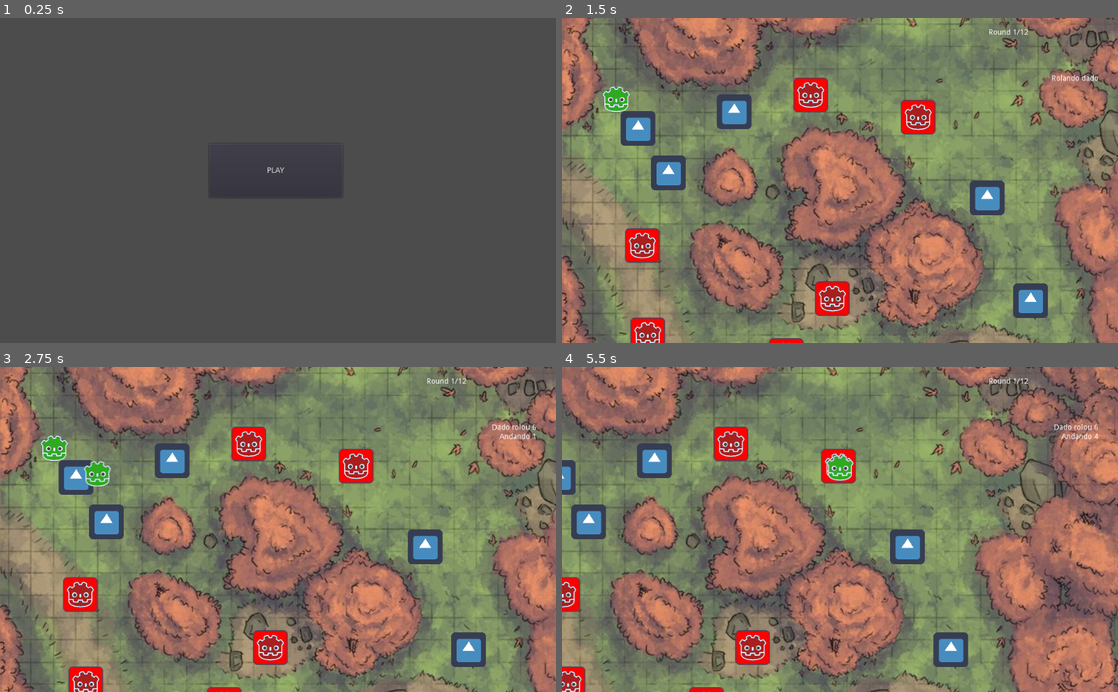
Above: before the commit, frames 1-4 (two rows, left to right).
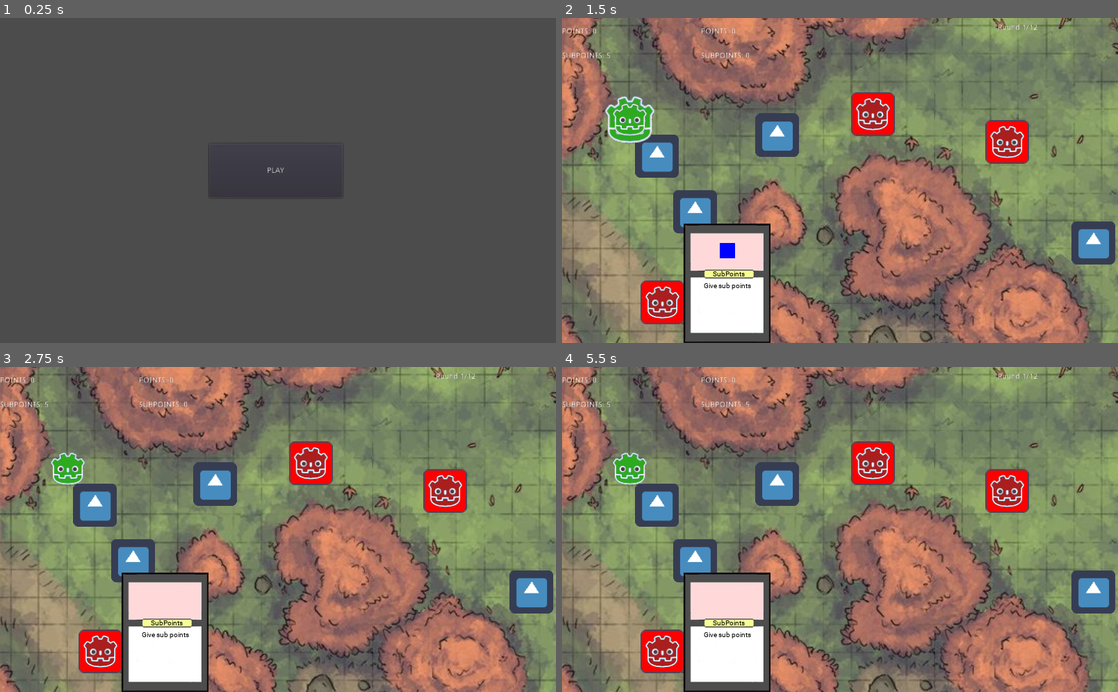
Above: after the commit, the same moments.

Repository: dasij/Project-Party-Games
Game: Godot game, scene res://Main.tscn
The game is run twice, just before and just after one commit, with the same random seed, the same clock (stepped at 60 frames per second) and the same inputs. The engine's default icon, where the game draws it, is replaced by a stand-in: a white triangle on a blue panel in a dark square.
Inputs:
- Up to frame 1 (0.25 s): no input
- Up to frame 2 (1.5 s): click "PLAY" at 0.5 s; tap Enter (ui_accept) at 1.25 s; hold Right (ui_right) from 1.28 s (still down); hold Enter (ui_accept) from 1.28 s (still down)
- Up to frame 3 (2.75 s): release Right (ui_right) at 2.03 s; release Enter (ui_accept) at 2.03 s; tap Enter (ui_accept) at 2.1, 2.27, 2.57 s
- Up to frame 4 (5.5 s): hold Enter (ui_accept) 2.78-3.53 s; hold Right (ui_right) 2.78-4.28 s; tap Enter (ui_accept) at 3.6, 3.77, 4.07, 5.1, 5.27 s; hold Enter (ui_accept) 4.28-5.03 s

The runs differ from the first frame. In frame 1, less than 0.1% of the frame differs, in the area x 48-52%, y 45-48%; in frame 2, 70%; in frame 3, 70%; in frame 4, 83%, in the area x 0-100%, y 0-100%.

Commit message:
initial prototype mechanics
this commit inclues an initial prototype of
 - playable cards
 - walkable tiles with specific effects
 - player score with points and subpoints

Diff:
--- /dev/null
+++ b/godot/Util.gd
@@ -0,0 +1,15 @@
+extends Node
+class_name Util
+
+# File with util functions
+
+## Generate a random number between initial and final values
+## both values are inclusive
+static func randi_from_range(initial: int, final: int) -> int:
+	return (randi() % (final - initial + 1)) + initial
+
+static func array_get(array: Array, idx: int):
+	if idx < array.size():
+		return array[idx]
+	else:
+		return null
--- a/godot/maps/board/Board.gd
+++ b/godot/maps/board/Board.gd
@@ -1,37 +1,71 @@
 extends Node2D
+class_name Board
 
 export var max_round: int = 12
 
-onready var label_dado = $UI/Fixed/Dado
-onready var label_round = $UI/Fixed/Round
+onready var label_dado = $UI/Screen/Dado
+onready var label_round = $UI/Screen/Round
 onready var camera = $Camera2D
+onready var players = $Players.get_children()
+onready var tiles = $Tiles.get_children()
+onready var score_ui = $UI/Screen/ScoreUI
+onready var cards_ui = $UI/Screen/CardsUI
 
 signal round_started
 
 func setup_game(players):
 	var start_tile = $Tiles/Start as Tile
+
+	var i := 0
+	for player in players:
+		var score_player_ui = preload("res://maps/board/player/score/ScorePlayerUI.tscn").instance()
+		score_player_ui.set_anchors_preset(Control.PRESET_WIDE)
+		var placeholder = score_ui.get_child(i) as Control
+		placeholder.add_child(score_player_ui)
+		score_player_ui.player = player
+		i += 1
+#		score_player_ui.connect()
+
+
 	for player in players:
 		player = player as BoardPlayer
-		player.connect("playing_dice", self, "_on_Player_playing_dice")
 		player.connect("walked", self, "_on_Player_walked")
 		player.actual_tile = start_tile
 
 
-func _on_Player_playing_dice():
+func _on_Dice_playing_dice():
 	label_dado.text = "Rolando dado"
 
-func _on_Player_walked(i, number_of_tiles):
-	label_dado.text = "Dado rolou %s\nAndando %s" % [number_of_tiles, i + 1]
+func _on_Player_walked():
+	label_dado.text = "Dado rolou\nAndando..."
 
 func _on_Board_round_started(round_i, max_round):
 	label_round.text = "Round %s/%s" % [round_i + 1, max_round]
 
 func play_turn(player: BoardPlayer):
-	yield(player.play_turn(), "completed")
+	yield(player.play_turn(self), "completed")
+
+func before_play_turn(player: BoardPlayer):
+	give_player_random_card(player)
+	add_player_cards_to_ui(player)
+	yield(get_tree(), "idle_frame")
+	pass
+
+func give_player_random_card(player: BoardPlayer):
+	var random_card = CardsCollection.get_random_card().new()
+	player.hand.add_card(random_card)
+
+func add_player_cards_to_ui(player: BoardPlayer):
+	for i in 3:
+		var placeholder = cards_ui.get_child(i) as Control
+		var card_ui = placeholder.get_child(0) # this is safe
+		var card = Util.array_get(player.hand.cards, i)
+		card_ui.card = card
 
 func game_round(players):
 	for player in players:
 		player = player as BoardPlayer
+		yield(before_play_turn(player), "completed")
 		yield(play_turn(player), "completed")
 		yield(get_tree().create_timer(1), "timeout")
 
@@ -39,7 +73,6 @@
 func _ready():
 	connect("round_started", self, "_on_Board_round_started")
 
-	var players = $Players.get_children()
 	setup_game(players)
 	for round_i in max_round:
 		emit_signal("round_started", round_i, max_round)
--- a/godot/maps/board/Board.tscn
+++ b/godot/maps/board/Board.tscn
@@ -6,6 +6,8 @@
 [ext_resource path="res://maps/board/player/BoardPlayer.tscn" type="PackedScene" id=4]
 [ext_resource path="res://maps/board/Tiles.gd" type="Script" id=5]
 [ext_resource path="res://back.jpeg" type="Texture" id=6]
+[ext_resource path="res://maps/board/player/score/ScoreUI.tscn" type="PackedScene" id=7]
+[ext_resource path="res://maps/board/cards/ui/CardsUI.tscn" type="PackedScene" id=8]
 
 [sub_resource type="Theme" id=1]
 
@@ -59,12 +61,12 @@
 [node name="Tile6" parent="Tiles" instance=ExtResource( 2 )]
 position = Vector2( 579, 510 )
 next_tiles_path = [ NodePath("../Tile7") ]
-node_type = 1
+node_type = 2
 
 [node name="Tile7" parent="Tiles" instance=ExtResource( 2 )]
 position = Vector2( 398, 368 )
 next_tiles_path = [ NodePath("../Tile8") ]
-node_type = 1
+node_type = 3
 
 [node name="Tile8" parent="Tiles" instance=ExtResource( 2 )]
 position = Vector2( 313, 473 )
@@ -97,24 +99,34 @@
 [node name="Player2" parent="Players" instance=ExtResource( 4 )]
 
 [node name="UI" type="Control" parent="."]
-margin_right = 40.0
-margin_bottom = 40.0
+margin_right = 1024.0
+margin_bottom = 596.0
 
-[node name="Fixed" type="CanvasLayer" parent="UI"]
+[node name="Screen" type="CanvasLayer" parent="UI"]
 
-[node name="Round" type="Label" parent="UI/Fixed"]
-margin_left = 786.0
-margin_top = 20.0
-margin_right = 986.0
-margin_bottom = 67.0
+[node name="Round" type="Label" parent="UI/Screen"]
+anchor_left = 1.0
+anchor_right = 1.0
+margin_left = -221.0
+margin_top = 11.0
+margin_right = -21.0
+margin_bottom = 58.0
 
-[node name="Dado" type="Label" parent="UI/Fixed"]
-margin_left = 786.0
-margin_top = 105.0
-margin_right = 988.0
-margin_bottom = 150.0
+[node name="Dado" type="Label" parent="UI/Screen"]
+anchor_left = 1.0
+anchor_top = 0.5
+anchor_right = 1.0
+anchor_bottom = 0.5
+margin_left = -231.0
+margin_top = -205.0
+margin_right = -29.0
+margin_bottom = -160.0
 theme = SubResource( 1 )
 align = 2
+
+[node name="ScoreUI" parent="UI/Screen" instance=ExtResource( 7 )]
+
+[node name="CardsUI" parent="UI/Screen" instance=ExtResource( 8 )]
 
 [node name="Camera2D" type="Camera2D" parent="."]
 limit_left = -100
--- a/godot/maps/board/cards/Card.gd
+++ b/godot/maps/board/cards/Card.gd
@@ -1,6 +1,9 @@
 extends Node2D
 
 class_name Card
+
+signal will_play_effect
+signal played_effect
 
 enum CARD_TYPE {
 	DICE,
@@ -12,5 +15,10 @@
 export(String) var title = "";
 export(String) var description = "";
 
-func effect(board):
+func effect(board, player):
 	pass
+
+func play_effect(board, player):
+	emit_signal("will_play_effect")
+	yield(effect(board, player), "completed")
+	emit_signal("played_effect")
--- a/godot/maps/board/cards/Card.tscn
+++ /dev/null
@@ -1,6 +0,0 @@
-[gd_scene load_steps=2 format=2]
-
-[ext_resource path="res://maps/board/cards/Card.gd" type="Script" id=1]
-
-[node name="Card" type="Node2D"]
-script = ExtResource( 1 )
--- /dev/null
+++ b/godot/maps/board/cards/Collection.gd
@@ -0,0 +1,14 @@
+extends Node
+class_name CardsCollection
+
+const cards = [
+	Dice,
+	SubPoint
+]
+
+static func get_random_card():
+	var cards_size = cards.size()
+	var idx := 0
+	if cards_size > 0:
+		idx = Util.randi_from_range(0, cards.size() - 1)
+	return cards[idx]
--- /dev/null
+++ b/godot/maps/board/cards/instances/dice/Dice.gd
@@ -0,0 +1,25 @@
+extends Card
+class_name Dice
+
+signal playing_dice
+
+var max_tiles := 6
+var min_tiles := 1
+
+func _init():
+	title = "Dice"
+	description = "Roll a dice of six sides"
+
+func roll_dice() -> int:
+	return Util.randi_from_range(min_tiles, max_tiles)
+
+func effect(board, player):
+	connect("playing_dice", board, "_on_Dice_playing_dice")
+	emit_signal("playing_dice")
+	var number_of_tiles = roll_dice()
+	for i in number_of_tiles:
+		if player.actual_tile.next_tiles.size() > 0:
+			var next_tile = player.actual_tile.next_tiles[0]
+			yield(player.set_actual_tile(next_tile), "completed")
+	yield(player.actual_tile.play_effect(board, player), "completed")
+	disconnect("playing_dice", board, "_on_Dice_playing_dice")
--- /dev/null
+++ b/godot/maps/board/cards/instances/normal/SubPoint.gd
@@ -0,0 +1,11 @@
+extends Card
+class_name SubPoint
+
+func _init():
+	card_type = CARD_TYPE.NORMAL
+	title = "SubPoints"
+	description = "Give sub points"
+
+func effect(board, player):
+	player.score.sub_points += 5
+	yield(player.animate_scale(), "completed")
--- /dev/null
+++ b/godot/maps/board/cards/ui/CardUI.gd
@@ -0,0 +1,30 @@
+extends Control
+
+onready var title = $Title
+onready var description = $Description
+onready var indication = $Indication
+var card = null setget set_card
+
+func set_card(new_card: Card):
+	if card != null:
+		card.disconnect("will_play_effect", self, "_on_Card_will_play_effect")
+		card.disconnect("played_effect", self, "_on_Card_played_effect")
+	card = new_card
+	if new_card != null:
+		card.connect("will_play_effect", self, "_on_Card_will_play_effect")
+		card.connect("played_effect", self, "_on_Card_played_effect")
+		visible = true
+		title.text = card.title
+		description.text = card.description
+	else:
+		visible = false
+		title.text = ""
+		description.text = ""
+
+func _on_Card_will_play_effect():
+	indication.color = Color.blue
+	pass
+
+func _on_Card_played_effect():
+	indication.color = Color.transparent
+	pass
--- /dev/null
+++ b/godot/maps/board/cards/ui/CardUI.tscn
@@ -0,0 +1,51 @@
+[gd_scene load_steps=4 format=2]
+
+[ext_resource path="res://maps/board/cards/ui/CardUI.gd" type="Script" id=1]
+[ext_resource path="res://resources/ui_themes/fonts/CardFont.tres" type="Theme" id=2]
+[ext_resource path="res://card.jpeg" type="Texture" id=3]
+
+[node name="CardUI" type="NinePatchRect"]
+anchor_right = 0.168945
+anchor_bottom = 0.37
+texture = ExtResource( 3 )
+patch_margin_left = 10
+patch_margin_top = 20
+patch_margin_right = 15
+patch_margin_bottom = 21
+script = ExtResource( 1 )
+__meta__ = {
+"_edit_use_anchors_": true
+}
+
+[node name="Title" type="Label" parent="."]
+anchor_left = 0.236994
+anchor_top = 0.391892
+anchor_right = 0.809249
+anchor_bottom = 0.454955
+theme = ExtResource( 2 )
+align = 1
+__meta__ = {
+"_edit_use_anchors_": true
+}
+
+[node name="Description" type="Label" parent="."]
+anchor_left = 0.0809249
+anchor_top = 0.490991
+anchor_right = 0.919075
+anchor_bottom = 0.891892
+theme = ExtResource( 2 )
+align = 1
+autowrap = true
+__meta__ = {
+"_edit_use_anchors_": true
+}
+
+[node name="Indication" type="ColorRect" parent="."]
+anchor_left = 0.410405
+anchor_top = 0.162162
+anchor_right = 0.589596
+anchor_bottom = 0.288288
+color = Color( 1, 1, 1, 0 )
+__meta__ = {
+"_edit_use_anchors_": true
+}
--- /dev/null
+++ b/godot/maps/board/cards/ui/CardsUI.tscn
@@ -0,0 +1,54 @@
+[gd_scene load_steps=2 format=2]
+
+[ext_resource path="res://maps/board/cards/ui/CardUI.tscn" type="PackedScene" id=1]
+
+[node name="CardsUI" type="Control"]
+anchor_right = 1.0
+anchor_bottom = 1.0
+
+[node name="Placeholder1" type="Control" parent="."]
+anchor_left = 0.5
+anchor_top = 1.0
+anchor_right = 0.5
+anchor_bottom = 1.0
+margin_left = -256.0
+margin_top = -152.0
+margin_right = -128.0
+
+[node name="CardUI" parent="Placeholder1" instance=ExtResource( 1 )]
+anchor_left = -0.25
+anchor_top = -0.289474
+anchor_right = 1.0
+anchor_bottom = 1.0
+margin_top = -24.0
+
+[node name="Placeholder2" type="Control" parent="."]
+anchor_left = 0.5
+anchor_top = 1.0
+anchor_right = 0.5
+anchor_bottom = 1.0
+margin_left = -64.0
+margin_top = -152.0
+margin_right = 64.0
+
+[node name="CardUI" parent="Placeholder2" instance=ExtResource( 1 )]
+anchor_left = -0.140625
+anchor_top = -0.289474
+anchor_right = 1.10938
+anchor_bottom = 1.0
+margin_top = -24.0
+
+[node name="Placeholder3" type="Control" parent="."]
+anchor_left = 0.5
+anchor_top = 1.0
+anchor_right = 0.5
+anchor_bottom = 1.0
+margin_left = 128.0
+margin_top = -152.0
+margin_right = 256.0
+
+[node name="CardUI" parent="Placeholder3" instance=ExtResource( 1 )]
+anchor_top = -0.289474
+anchor_right = 1.25
+anchor_bottom = 1.0
+margin_top = -24.0
--- a/godot/maps/board/player/BoardPlayer.gd
+++ b/godot/maps/board/player/BoardPlayer.gd
@@ -1,15 +1,18 @@
 extends Node2D
 class_name BoardPlayer
 
-# TODO: put this on the dice card
-signal playing_dice
+signal scored_points(points)
+signal scored_sub_points(sub_points)
 signal walked
+signal do_action
 
 onready var animation: Tween = $Tween
 onready var camera: Camera2D = $Camera2D
 
 var player_name: String = ""
 var actual_tile: Tile = null setget set_actual_tile
+var hand := PlayerHand.new()
+var score := Score.new()
 
 func set_actual_tile(new_tile: Tile):
 	if actual_tile == null:
@@ -17,43 +20,73 @@
 	elif new_tile == null:
 		actual_tile = actual_tile
 	else:
-		var new_position = new_tile.position
-		var old_position = actual_tile.position
-		animation.interpolate_property(
-			self,
-			'position',
-			old_position,
-			new_position,
-			1, Tween.TRANS_SINE, Tween.EASE_IN)
-		animation.start()
-		yield(animation, "tween_completed")
+		yield(move_to_tile(new_tile), "completed")
 		actual_tile = new_tile
 
 
-# TODO: put this on the dice card
-# generate a random number between initial and final values
-# both values are inclusive
-func randi_from_range(initial: int, final: int) -> int:
-	return (randi() % (final - initial + 1)) + initial
 
-# TODO: put this on the dice card
-func roll_dice() -> int:
-	return randi_from_range(1, 6)
+func move_to_tile(new_tile: Tile):
+	var new_position = new_tile.position
+	var old_position = actual_tile.position
+	animation.interpolate_property(
+		self,
+		'position',
+		old_position,
+		new_position,
+		1, Tween.TRANS_SINE, Tween.EASE_IN)
+	animation.start()
+	yield(animation, "tween_completed")
+	emit_signal("walked")
 
-signal walk
+func play_turn(board):
+	camera.current = true
+	for card in hand.cards:
+		yield(self, "do_action")
+		yield(card.play_effect(board, self), "completed")
+	camera.current = false
+
 func _input(event):
-	if(event.is_action_pressed("ui_right") and not event.is_echo()):
-		emit_signal("walk")
+	if(event.is_action_pressed("ui_accept") and not event.is_echo()):
+		emit_signal("do_action")
 
-func play_turn():
-	camera.current = true
-	if actual_tile.next_tiles.size() > 0:
+func animate_scale():
+	animation.interpolate_property(
+		self,
+		"scale",
+		scale,
+		scale * 2,
+		0.5
+	)
+	animation.start()
+	yield(animation, "tween_completed")
+	animation.interpolate_property(
+		self,
+		"scale",
+		scale,
+		scale / 2,
+		0.5
+	)
+	animation.start()
+	yield(animation, "tween_completed")
 
-		yield(self, "walk")
-		emit_signal("playing_dice")
-		yield(get_tree().create_timer(1), "timeout")
-		var number_of_tiles = roll_dice()
-		for i in number_of_tiles:
-			emit_signal("walked", i, number_of_tiles)
-			yield(set_actual_tile(actual_tile.next_tiles[0]), "completed")
-		camera.current = false
+
+func animate_rotation():
+	animation.interpolate_property(
+		self,
+		"rotation_degrees",
+		rotation_degrees,
+		rotation_degrees + 360,
+		1
+	)
+	animation.start()
+	yield(animation, "tween_completed")
+
+func _ready():
+	score.connect("scored_points", self, "_on_Score_scored_points")
+	score.connect("scored_sub_points", self, "_on_Score_scored_sub_points")
+
+func _on_Score_scored_points(points):
+	emit_signal("scored_points", points)
+
+func _on_Score_scored_sub_points(sub_points):
+	emit_signal("scored_sub_points", sub_points)
--- a/godot/maps/board/player/BoardPlayer.tscn
+++ b/godot/maps/board/player/BoardPlayer.tscn
@@ -12,6 +12,7 @@
 [node name="Tween" type="Tween" parent="."]
 
 [node name="Camera2D" type="Camera2D" parent="."]
+zoom = Vector2( 0.8, 0.8 )
 limit_left = -100
 limit_top = -150
 limit_right = 1150
--- /dev/null
+++ b/godot/maps/board/player/hand/PlayerHand.gd
@@ -0,0 +1,10 @@
+extends Node
+class_name PlayerHand
+
+var cards := []
+
+func add_card(card: Card):
+	if cards.size() <= 5:
+		cards.append(card)
+	else:
+		print("limit exceeded")
--- /dev/null
+++ b/godot/maps/board/player/score/Score.gd
@@ -0,0 +1,23 @@
+extends Node
+class_name Score
+
+signal scored_points(points)
+signal scored_sub_points(sub_points)
+
+var points := 0 setget set_points
+var sub_points := 0 setget set_sub_points
+var minigames_won := 0
+
+func set_points(new_points: int):
+	if new_points <= 0:
+		points = 0
+	else:
+		points = new_points
+	emit_signal("scored_points", points)
+
+func set_sub_points(new_points: int):
+	if new_points <= 0:
+		sub_points = 0
+	else:
+		sub_points = new_points
+	emit_signal("scored_sub_points", sub_points)
--- /dev/null
+++ b/godot/maps/board/player/score/ScorePlayerUI.gd
@@ -0,0 +1,20 @@
+extends Control
+
+onready var points_label = $Points
+onready var sub_points_label = $SubPoints
+var player = null setget set_player
+
+func set_player(new_player):
+	if player != null:
+		player.disconnect("scored_points", self, "_on_Player_scored_point")
+		player.disconnect("scored_sub_points", self, "_on_Player_scored_sub_point")
+	if new_player != null:
+		new_player.connect("scored_points", self, "_on_Player_scored_point")
+		new_player.connect("scored_sub_points", self, "_on_Player_scored_sub_point")
+	player = new_player
+
+func _on_Player_scored_point(points):
+	points_label.text = "POINTS: %s" % points
+
+func _on_Player_scored_sub_point(sub_points):
+	sub_points_label.text = "SUBPOINTS: %s" % sub_points
--- /dev/null
+++ b/godot/maps/board/player/score/ScorePlayerUI.tscn
@@ -0,0 +1,25 @@
+[gd_scene load_steps=2 format=2]
+
+[ext_resource path="res://maps/board/player/score/ScorePlayerUI.gd" type="Script" id=1]
+
+[node name="ScorePlayerUI" type="Control"]
+anchor_right = 0.21
+anchor_bottom = 0.232
+margin_right = -0.0400085
+margin_bottom = -0.200012
+script = ExtResource( 1 )
+
+[node name="Points" type="Label" parent="."]
+anchor_right = 1.0
+anchor_bottom = 0.5
+margin_bottom = 3.0
+text = "POINTS: 0"
+valign = 1
+
+[node name="SubPoints" type="Label" parent="."]
+anchor_top = 0.5
+anchor_right = 1.0
+anchor_bottom = 1.0
+margin_top = -3.0
+text = "SUBPOINTS: 0"
+valign = 1
--- /dev/null
+++ b/godot/maps/board/player/score/ScoreUI.tscn
@@ -0,0 +1,65 @@
+[gd_scene format=2]
+
+[node name="ScoreUI" type="Control"]
+anchor_right = 1.0
+anchor_bottom = 1.0
+
+[node name="Placeholder1" type="Control" parent="."]
+margin_right = 192.0
+margin_bottom = 97.0
+
+[node name="Placeholder2" type="Control" parent="."]
+anchor_left = 0.5
+anchor_right = 0.5
+margin_left = -256.0
+margin_right = -64.0
+margin_bottom = 97.0
+
+[node name="Placeholder3" type="Control" parent="."]
+anchor_left = 0.5
+anchor_right = 0.5
+margin_left = 68.0
+margin_right = 260.0
+margin_bottom = 97.0
+
+[node name="Placeholder4" type="Control" parent="."]
+anchor_left = 1.0
+anchor_right = 1.0
+margin_left = -187.0
+margin_bottom = 97.0
+
+[node name="Placeholder5" type="Control" parent="."]
+anchor_top = 1.0
+anchor_bottom = 1.0
+margin_top = -96.0
+margin_right = 192.0
+margin_bottom = 1.0
+
+[node name="Placeholder6" type="Control" parent="."]
+anchor_left = 0.5
+anchor_top = 1.0
+anchor_right = 0.5
+anchor_bottom = 1.0
+margin_left = -256.0
+margin_top = -96.0
+margin_right = -64.0
+margin_bottom = 1.0
+
+[node name="Placeholder7" type="Control" parent="."]
+anchor_left = 0.5
+anchor_top = 1.0
+anchor_right = 0.5
+anchor_bottom = 1.0
+margin_left = 68.0
+margin_top = -96.0
+margin_right = 260.0
+margin_bottom = 1.0
+
+[node name="Placeholder8" type="Control" parent="."]
+anchor_left = 1.0
+anchor_top = 1.0
+anchor_right = 1.0
+anchor_bottom = 1.0
+margin_left = -187.0
+margin_top = -96.0
+margin_bottom = 1.0
--- a/godot/maps/board/tile/Tile.gd
+++ b/godot/maps/board/tile/Tile.gd
@@ -116,6 +116,8 @@
 enum NODE_TYPES {
 	BLUE,
 	RED,
+	PINK,
+	BLACK
 }
 
 export(NODE_TYPES) var node_type: int = NODE_TYPES.BLUE setget set_type
@@ -137,6 +139,10 @@
 			$Sprite.texture = preload("res://icon_red.png")
 		NODE_TYPES.BLUE:
 			$Sprite.texture = preload("res://icon.png")
+		NODE_TYPES.PINK:
+			$Sprite.texture = preload("res://icon_pink.png")
+		NODE_TYPES.BLACK:
+			$Sprite.texture = preload("res://icon_black.png")
 
 
 # TODO
@@ -157,8 +163,37 @@
 
 
 
-func _process(delta):
-	draw_linking_lines()
+#func _process(delta):
+#	draw_linking_lines()
+
+func play_effect(board, player):
+	match node_type:
+		NODE_TYPES.RED:
+			yield(play_red_effect(board, player), "completed")
+		NODE_TYPES.BLUE:
+			yield(play_blue_effect(board, player), "completed")
+		NODE_TYPES.PINK:
+			yield(play_pink_effect(board, player), "completed")
+		NODE_TYPES.BLACK:
+			yield(play_black_effect(board, player), "completed")
+
+
+func play_red_effect(board, player):
+	player.score.sub_points -= 3
+	yield(player.animate_rotation(), "completed")
+
+func play_pink_effect(board, player):
+	yield(player.set_actual_tile(self.next_tiles[0]), "completed")
+	yield(player.actual_tile.play_effect(board, player), "completed")
+
+func play_black_effect(board, player):
+	player.hand.add_card(SubPoint.new())
+	yield(player.animate_scale(), "completed")
+
+func play_blue_effect(board, player):
+	player.score.sub_points += 3
+	yield(player.animate_scale(), "completed")
+
 
 func _ready():
 #	set_next_tiles(next_tiles_path)
--- a/godot/project.godot
+++ b/godot/project.godot
@@ -10,6 +10,11 @@
 
 _global_script_classes=[ {
 "base": "Node2D",
+"class": "Board",
+"language": "GDScript",
+"path": "res://maps/board/Board.gd"
+}, {
+"base": "Node2D",
 "class": "BoardPlayer",
 "language": "GDScript",
 "path": "res://maps/board/player/BoardPlayer.gd"
@@ -19,15 +24,52 @@
 "language": "GDScript",
 "path": "res://maps/board/cards/Card.gd"
 }, {
+"base": "Node",
+"class": "CardsCollection",
+"language": "GDScript",
+"path": "res://maps/board/cards/Collection.gd"
+}, {
+"base": "Card",
+"class": "Dice",
+"language": "GDScript",
+"path": "res://maps/board/cards/instances/dice/Dice.gd"
+}, {
+"base": "Node",
+"class": "PlayerHand",
+"language": "GDScript",
+"path": "res://maps/board/player/hand/PlayerHand.gd"
+}, {
+"base": "Node",
+"class": "Score",
+"language": "GDScript",
+"path": "res://maps/board/player/score/Score.gd"
+}, {
+"base": "Card",
+"class": "SubPoint",
+"language": "GDScript",
+"path": "res://maps/board/cards/instances/normal/SubPoint.gd"
+}, {
 "base": "Node2D",
 "class": "Tile",
 "language": "GDScript",
 "path": "res://maps/board/tile/Tile.gd"
+}, {
+"base": "Node",
+"class": "Util",
+"language": "GDScript",
+"path": "res://Util.gd"
 } ]
 _global_script_class_icons={
+"Board": "",
 "BoardPlayer": "",
 "Card": "",
-"Tile": ""
+"CardsCollection": "",
+"Dice": "",
+"PlayerHand": "",
+"Score": "",
+"SubPoint": "",
+"Tile": "",
+"Util": ""
 }
 
 [application]
@@ -35,6 +77,11 @@
 config/name="PartyGame"
 run/main_scene="res://Main.tscn"
 config/icon="res://icon.png"
+
+[display]
+
+window/stretch/mode="2d"
+window/stretch/aspect="keep"
 
 [gui]
 
--- /dev/null
+++ b/godot/resources/fonts/new_dynamicfont.tres
@@ -0,0 +1,9 @@
+[gd_resource type="DynamicFont" load_steps=2 format=2]
+
+[sub_resource type="DynamicFontData" id=1]
+font_path = "res://resources/fonts/roboto.ttf"
+
+[resource]
+size = 13
+extra_spacing_top = -2
+font_data = SubResource( 1 )
--- /dev/null
+++ b/godot/resources/ui_themes/fonts/CardFont.tres
@@ -0,0 +1,7 @@
+[gd_resource type="Theme" load_steps=2 format=2]
+
+[ext_resource path="res://resources/fonts/new_dynamicfont.tres" type="DynamicFont" id=1]
+
+[resource]
+Label/colors/font_color = Color( 0, 0, 0, 1 )
+Label/fonts/font = ExtResource( 1 )
Binary file added: godot/card.jpeg
Not shown, added: godot/card.jpeg.import
Binary file added: godot/icon_black.png
Not shown, added: godot/icon_black.png.import
Binary file added: godot/icon_pink.png
Not shown, added: godot/icon_pink.png.import
Not shown: 1 places in godot/maps/board/Board.tscn that only renumber resources
Binary file added: godot/resources/fonts/roboto.ttf
